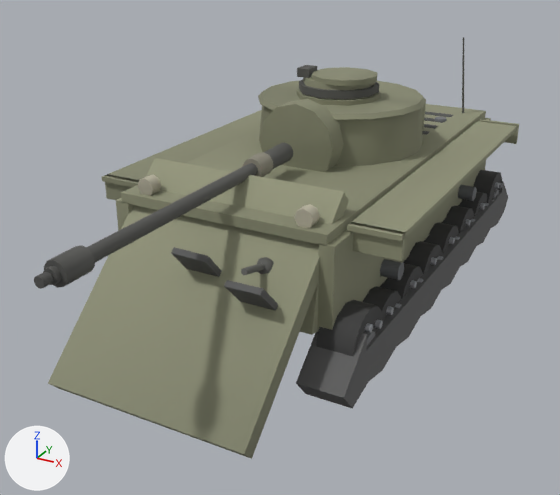
What one commit did to the glTF model client/assets/models/m10.glb.
Rendered twice from a camera (50 mm lens) standing at (4.36, -9.46, 4.93) and looking at (-0.06, -1.44, 0.92). The lights are fixed; the arrows at lower left show +X, +Y and +Z. The picture after the commit comes second. Where no turn or scale is listed for an object, it has been applied to the vertices. Vertices at exactly the same position are counted once.

The scene before the commit, as lines of its bpy script (objects in view):
```python
me_mesh_16 = bpy.data.meshes.new('Mesh_16')
me_mesh_16.from_pydata(...)  # 160 vertices, 296 faces; spans x -1.75..1.75, y -3.38..3.38, z 0.1..1.11
me_mesh_16.materials.append(mat_tracks_mat)
me_mesh_18 = bpy.data.meshes.new('Mesh_18')
me_mesh_18.from_pydata(...)  # 80 vertices, 132 faces; spans x -1.23..1.23, y -4.48..-2.0, z 0.1..2.19
me_mesh_18.materials.append(mat_glacis_mat)
# before: 0 (1.23, -2.39, 2.19) at pixel (344, 191), 1 (1.23, -4.48, 0.24) at pixel (244, 454), 2 (1.23, -2.25, 2.05) at pixel (348, 200), 3 (1.23, -4.34, 0.1) at pixel (251, 458), 4 (-1.23, -2.25, 2.05)
# before: 5 (-1.23, -4.34, 0.1) at pixel (58, 388), 6 (-1.23, -2.39, 2.19) at pixel (154, 157), 7 (-1.23, -4.48, 0.24) at pixel (47, 383)
me_mesh_21 = bpy.data.meshes.new('Mesh_21')
me_mesh_21.from_pydata(...)  # 76 vertices, 124 faces; spans x -1.31..1.31, y -2.95..2.95, z 1.8..1.96
me_mesh_21.materials.append(mat_hulltop_mat)
# before: 0 (1.31, -2.95, 1.92) at pixel (326, 235), 1 (1.31, -2.95, 1.8) at pixel (326, 246), 6 (-1.31, -2.95, 1.92) at pixel (121, 192), 7 (-1.31, -2.95, 1.8) at pixel (121, 202)
me_mesh_23 = bpy.data.meshes.new('Mesh_23')
me_mesh_23.from_pydata(...)  # 36 vertices, 64 faces; spans x -1.15..1.15, y -1.15..1.15, z 0.67..0.73
me_mesh_23.materials.append(mat_turretside_mat)
ob_glacis = bpy.data.objects.new('glacis', me_mesh_18)
ob_glacis.location = (0.0, 0.0, 0.0)
ob_hulltop = bpy.data.objects.new('hullTop', me_mesh_21)
ob_hulltop.location = (0.0, 0.0, 0.0)
ob_tracks = bpy.data.objects.new('tracks', me_mesh_16)
ob_tracks.location = (0.0, 0.0, 0.0)
ob_turretside = bpy.data.objects.new('turretSide', me_mesh_23)
ob_turretside.location = (0.0, 0.2, 1.85)
# also in view: 'turretRoof' at (0.0, 0.1, 2.74); 'turretFront' at (0.0, 0.2, 2.19); 'wheel13' at (1.47, -1.92, 0.48); 'barrel' at (0.0, -3.47, 2.19); 'hullSide' at (0.0, 0.0, 1.45)
```
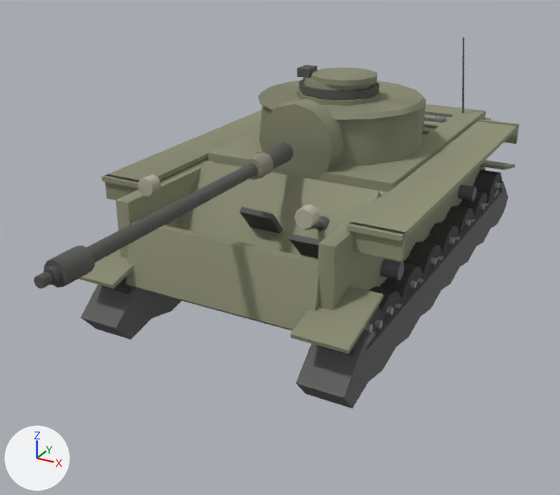
Boxes (x1, y1, x2, y2) around the edits, measured in the pictures (560 x 495 px; the box of a moved part takes in the faces that stretch with it):
'glacis', reshaped (25% narrower, 39% shorter)
    before: (48, 158, 349, 459)
    after: (155, 149, 381, 331)
'tracks', reshaped
    before: (296, 181, 508, 409)
    after: (79, 160, 515, 409)
'hullTop', reshaped (24% narrower, 38% shorter)
    before: (121, 104, 486, 246)
    after: (208, 104, 486, 192)
part 1 of me_mesh_16, added
    after: (79, 160, 515, 354)
part 2 of me_mesh_18, moved or reshaped
    before: (257, 257, 274, 274)
    after: (315, 216, 330, 231)
part 3 of me_mesh_18, moved or reshaped
    before: (241, 263, 265, 275)
    after: (305, 221, 322, 230)
part 4 of me_mesh_18, moved or reshaped
    before: (171, 247, 222, 277)
    after: (240, 207, 283, 234)
part 5 of me_mesh_18, moved or reshaped
    before: (224, 280, 278, 311)
    after: (289, 234, 322, 258)
part 6 of me_mesh_18, moved or reshaped
    before: (48, 158, 349, 459)
    after: (155, 161, 381, 331)
'lowerPlate', unchanged, uncovered by the edit
    before: (300, 279, 319, 335)
    after: (126, 220, 319, 330)
'wheel14', unchanged, covered by the edit
    before: (316, 300, 383, 356)
    after: (316, 307, 383, 356)

Patch to the scene script:
```diff
--- a/client/assets/models/m10.glb.py
+++ b/client/assets/models/m10.glb.py
@@ me_mesh_16 @@
 # used by ob_tracks; location = (0.0, 0.0, 0.0)
-me_mesh_16.from_pydata(...)  # 160 vertices, 296 faces; spans x -1.75..1.75, y -3.38..3.38, z 0.1..1.11
+me_mesh_16.from_pydata(...)  # 192 vertices, 344 faces; spans x -1.79..1.79, y -3.42..3.38, z 0.1..1.2
+# me_mesh_16 part 1
+# 16 vertices are added at x -1.79..1.15, y -3.42..3.37, z 0.92..1.2
+# 16 new vertices lie (0.64, 0.0, 0.0) away from vertices in x -1.79..1.15, y -3.42..3.37, z 0.92..1.2
+# 48 new faces join them
 me_mesh_16.materials.append(mat_tracks_mat)
@@ me_mesh_18 @@
 # used by ob_glacis; location = (0.0, 0.0, 0.0)
-me_mesh_18.from_pydata(...)  # 80 vertices, 132 faces; spans x -1.23..1.23, y -4.48..-2.0, z 0.1..2.19
+me_mesh_18.from_pydata(...)  # 80 vertices, 132 faces; spans x -1.23..1.23, y -2.72..-0.65, z 0.48..1.98
+# me_mesh_18 part 2: the loose piece of 26 vertices spanning x 0.56..0.8, y -3.21..-2.97, z 1.35..1.59 is moved by (0.0, 1.35, 0.0)
+# me_mesh_18 part 3: the loose piece of 14 vertices spanning x 0.65..0.72, y -3.53..-3.07, z 1.46..1.65 is moved by (0.0, 1.35, 0.0)
+# me_mesh_18 part 4: the loose piece of 8 vertices spanning x -0.21..0.25, y -3.57..-2.96, z 1.05..1.7 is moved by (0.0, 1.35, 0.0)
+# me_mesh_18 part 5: the loose piece of 8 vertices spanning x 0.56..1.01, y -3.72..-3.11, z 0.91..1.56 is moved by (0.0, 1.35, 0.0)
+# me_mesh_18 part 6
+for i in [0, 2, 4, 6]: me_mesh_18.vertices[i].co += Vector((0.0, 1.02, -0.31))
+for i in [1, 3, 5, 7]: me_mesh_18.vertices[i].co += Vector((0.0, 1.76, 0.38))
+# other edits to the shape of me_mesh_18 do not show in these pictures
 me_mesh_18.materials.append(mat_glacis_mat)
@@ me_mesh_21 @@
 # used by ob_hulltop; location = (0.0, 0.0, 0.0)
-me_mesh_21.from_pydata(...)  # 76 vertices, 124 faces; spans x -1.31..1.31, y -2.95..2.95, z 1.8..1.96
+me_mesh_21.from_pydata(...)  # 76 vertices, 124 faces; spans x -1.31..1.31, y -1.15..2.95, z 1.8..1.96
+# me_mesh_21 part 7
+for i in [0, 1, 6, 7]: me_mesh_21.vertices[i].co += Vector((0.0, 1.8, 0.0))
 me_mesh_21.materials.append(mat_hulltop_mat)
```
